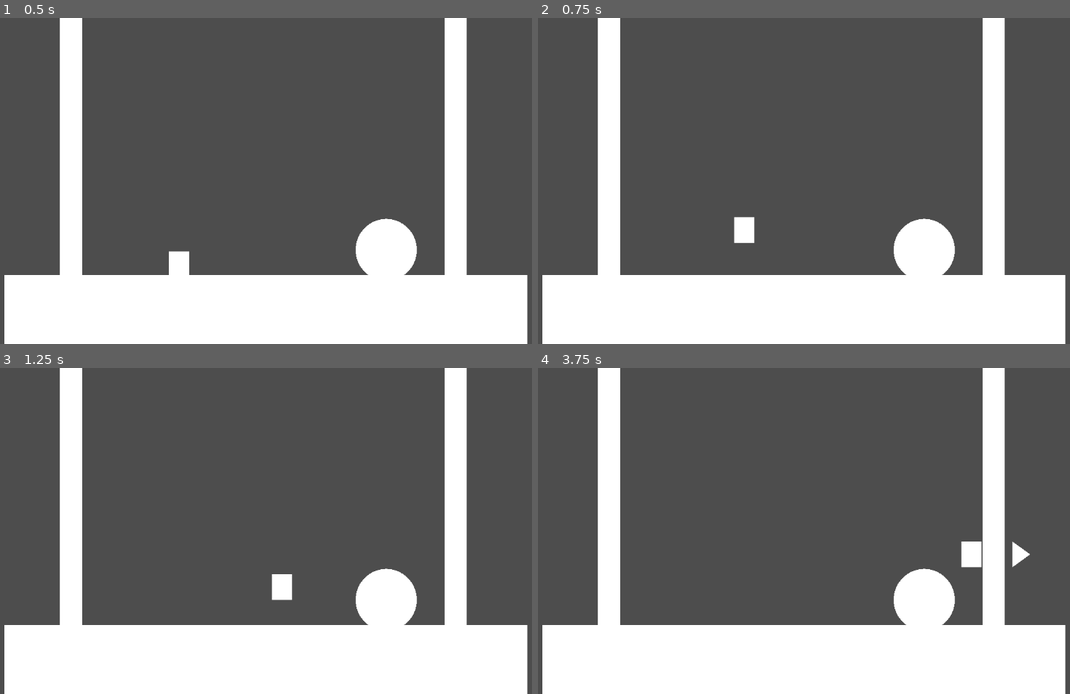
Above: before the commit, frames 1-4 (two rows, left to right).
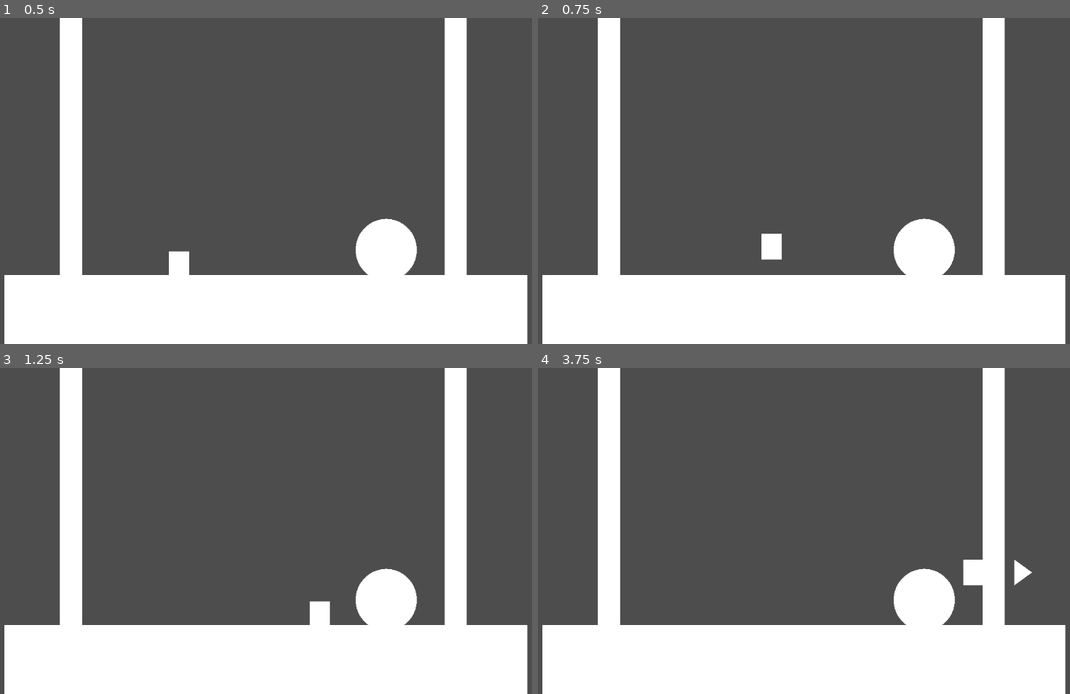
Above: after the commit, the same moments.

Repository: 50cProductions/RobotGamez
Game: Godot game, scene res://Levels/Test.tscn
Same seed, same stepped clock (60 frames per second), same inputs: the game is played once before the commit and once after it.
Inputs (mouse positions are in pixels of both pictures, inside the frame that each line leads up to):
- Up to frame 1 (0.5 s): no input
- Up to frame 2 (0.75 s): tap Enter (ui_accept) at 0.5 s; move the mouse to (931, 164) at 0.52 s; hold D (right) from 0.53 s (still down); tap Shift (dash, bound only after the commit) at 0.6 s
- Up to frame 3 (1.25 s): keep holding D (right); tap Enter (ui_accept) at 0.77 s
- Up to frame 4 (3.75 s): move the mouse to (686, 547) at 1.27 s; click (686, 547) at 1.35 s; tap Enter (ui_accept) at 1.52, 3.02 s; tap Shift (dash, bound only after the commit) at 1.55, 2.1, 2.85 s; move the mouse to (862, 459) at 2.02 s; release D (right) at 2.03 s; hold A (left) 2.03-2.78 s; move the mouse to (772, 596) at 2.77 s; hold D (right) from 2.78 s (still down); move the mouse to (974, 579) at 3.52 s; click (974, 579) at 3.6 s

Frame 1 is identical in both runs. In frame 2, 0.6% of the frame differs, in the area x 36-46%, y 61-75%; in frame 3, 0.6%; in frame 4, 0.7%, in the area x 79-93%, y 53-67%.

Commit message:
Dash movement basic setup

Diff:
--- a/robot-game/Player/Player.gd
+++ b/robot-game/Player/Player.gd
@@ -25,6 +25,14 @@
 var attack_duration_timer: float = 0.0
 var attack_distance: float = 90.0
 
+const DASH_SPEED: float = 700.0
+const DASH_DURATION: float = 0.15
+const DASH_COOLDOWN: float = 0.4
+
+var dash_timer: float = 0.0
+var dash_cooldown_timer: float = 0.0
+var dash_direction: Vector2 = Vector2.ZERO
+
 func _ready() -> void:
 	add_to_group("player")
 	AttackSprite.modulate.a = 0.0
@@ -33,6 +41,25 @@
 	AttackArea.connect("body_entered", _attack_area_hit)
 
 func _physics_process(delta: float) -> void:
+	# Dash timers
+	dash_timer = max(dash_timer - delta, 0.0)
+	dash_cooldown_timer = max(dash_cooldown_timer - delta, 0.0)
+
+	# Start dash
+	if Input.is_action_just_pressed("dash") and dash_cooldown_timer == 0.0:
+		dash_timer = DASH_DURATION
+		dash_cooldown_timer = DASH_COOLDOWN
+
+		dash_direction = look_dir.normalized()
+		if dash_direction == Vector2.ZERO:
+			dash_direction = Vector2(sign(velocity.x) if velocity.x != 0 else 1, 0)
+
+	# DASH OVERRIDE
+	if dash_timer > 0.0:
+		velocity = dash_direction * DASH_SPEED
+		move_and_slide()
+		return
+
 	var x_input: float = Input.get_axis("left", "right")
 	var velocity_weight_x: float = 1.0 - exp(-(ACCELERATION if x_input else FRICTION) * delta)
 	velocity.x = lerp(velocity.x, x_input * SPEED, velocity_weight_x)
--- a/robot-game/project.godot
+++ b/robot-game/project.godot
@@ -42,6 +42,11 @@
 "events": [Object(InputEventMouseButton,"resource_local_to_scene":false,"resource_name":"","device":-1,"window_id":0,"a …(253 unchanged characters)…
 ]
 }
+dash={
+"deadzone": 0.2,
+"events": [Object(InputEventKey,"resource_local_to_scene":false,"resource_name":"","device":-1,"window_id":0,"alt_pressed":false,"shift_pressed":false,"ctrl_pressed":false,"meta_pressed":false,"pressed":false,"keycode":0,"physical_keycode":4194325,"key_label":0,"unicode":0,"location":0,"echo":false,"script":null)
+]
+}
 
 [physics]
 
